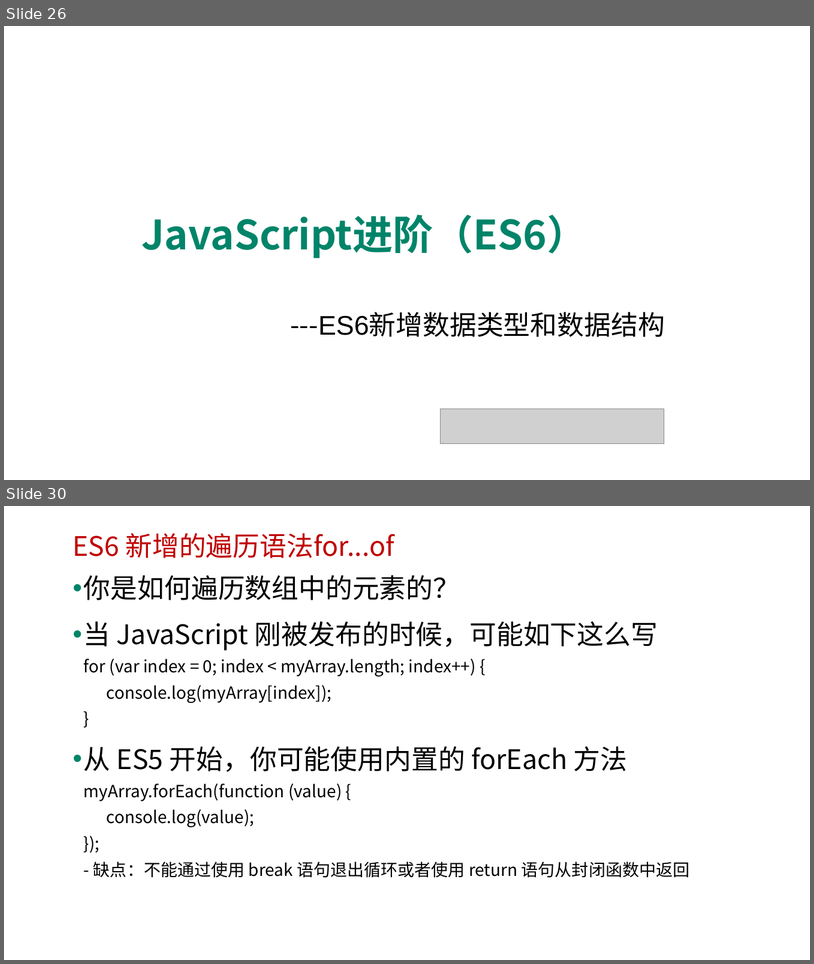
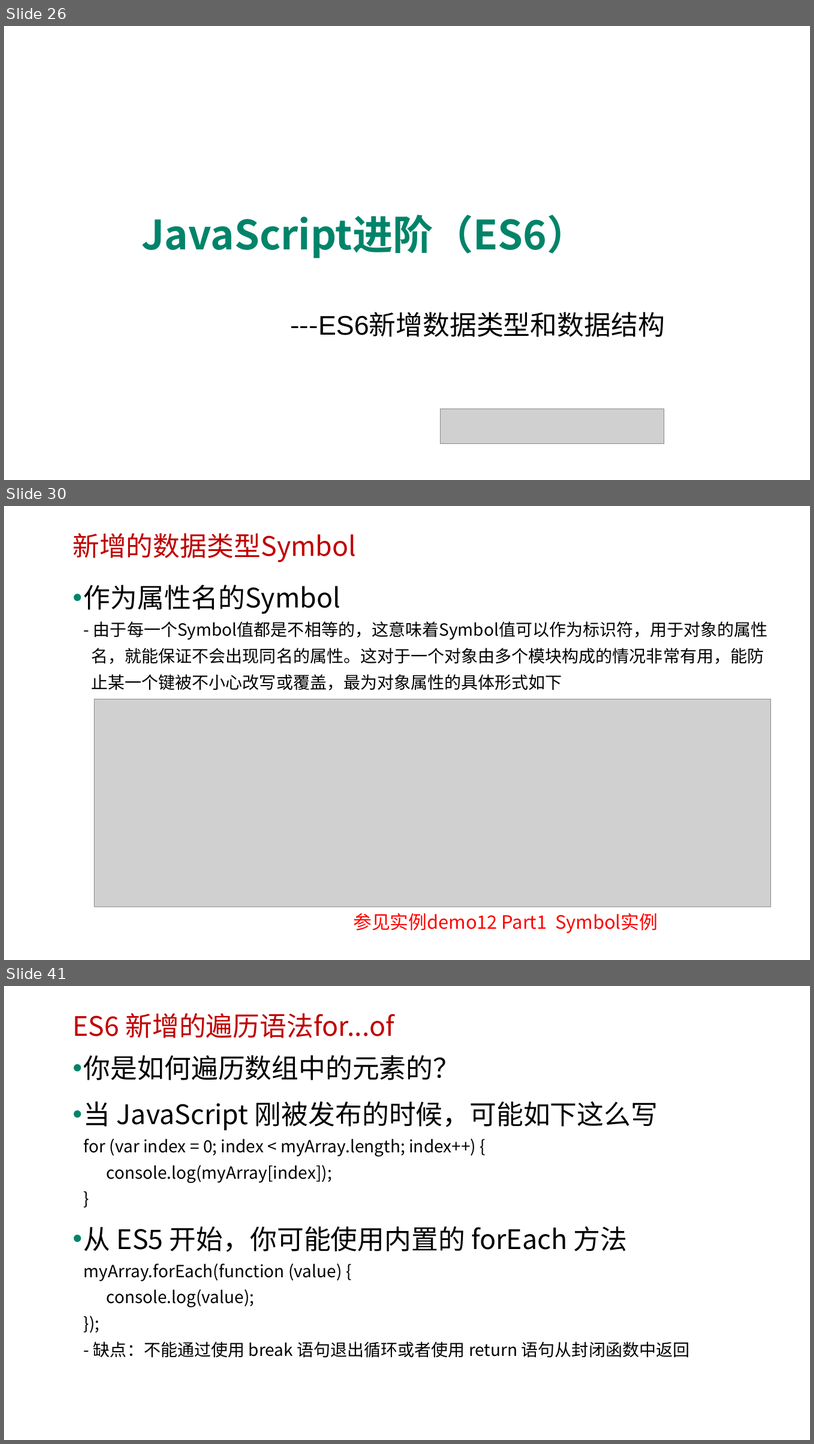
Before and after one commit to edu2act/course-javascript-advanced, a slide deck: 课程PPT/14.ECMAScript 6 二.pptx. Shown one above the other, each under a label of ours: slides 26 and 30 before the commit, slides 26, 30 and 41 after it; the slides between them are not shown. The pictures are 814x964 and 814x1444 pixels, drawn with LibreOffice and Linux fonts; fonts in the diff are those of the drawing; grey boxes stand for pictures; background and template pictures are left out. Boxes give left, top, right and bottom in pixels: in the first picture for what was removed or moved away, otherwise in the second. Text is boxed around its words. In the diff, an @@ line names an element or a change of style, - is before the commit and + after.

```diff
--- a/课程PPT/14.ECMAScript 6 二.pptx
+++ b/课程PPT/14.ECMAScript 6 二.pptx
@@ slide 30 added at [4,506,810,960], background picture (left out) @@
@@ text added at [72,533,356,562], 32 pt, text #C00000 @@
+新增的数据类型Symbol
@@ text added at [84,585,768,690], 20 pt, text #000000 @@
+• 作为属性名的Symbol
+  - 由于每一个Symbol值都是不相等的，这意味着Symbol值可以作为标识符，用于对象的属性
+  名，就能保证不会出现同名的属性。这对于一个对象由多个模块构成的情况非常有用，能防
+  止某一个键被不小心改写或覆盖，最为对象属性的具体形式如下
@@ picture added at [94,699,771,906] @@
@@ text added at [354,913,658,933], 22 pt, text #FF0000 @@
+参见实例demo12 Part1 Symbol实例
@@ what was slide 30 is now slide 41 @@
```
Also in this commit, not shown: 4 slides changed, 10 other slides added, 9 other files.
